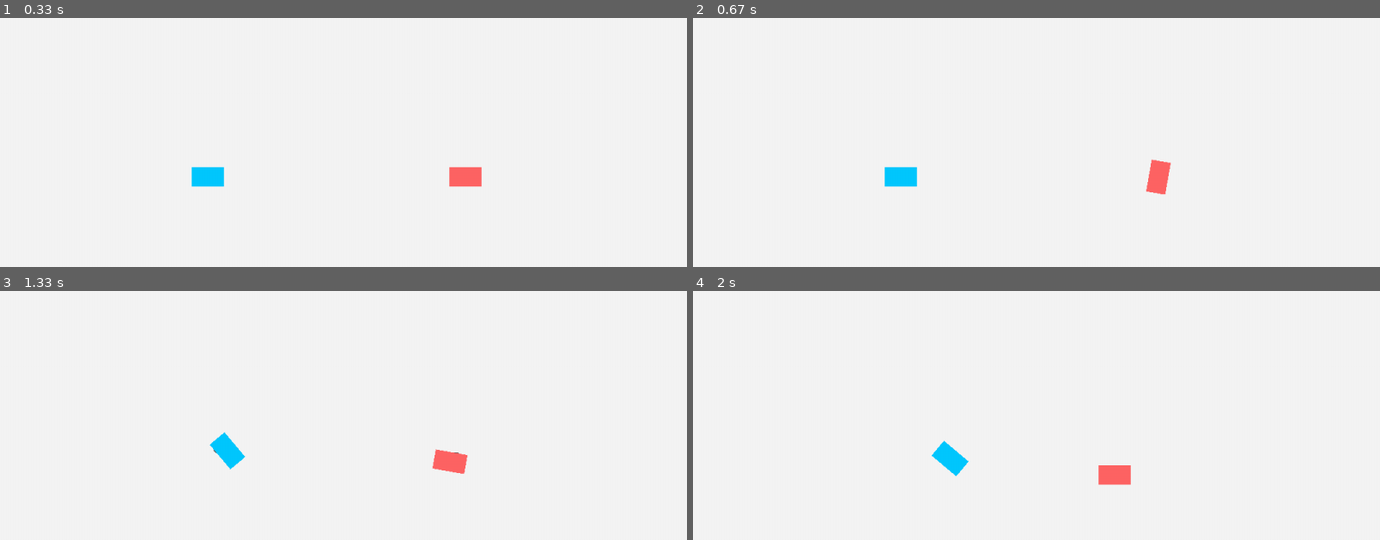
Above: before the commit, frames 1-4 (two rows, left to right).
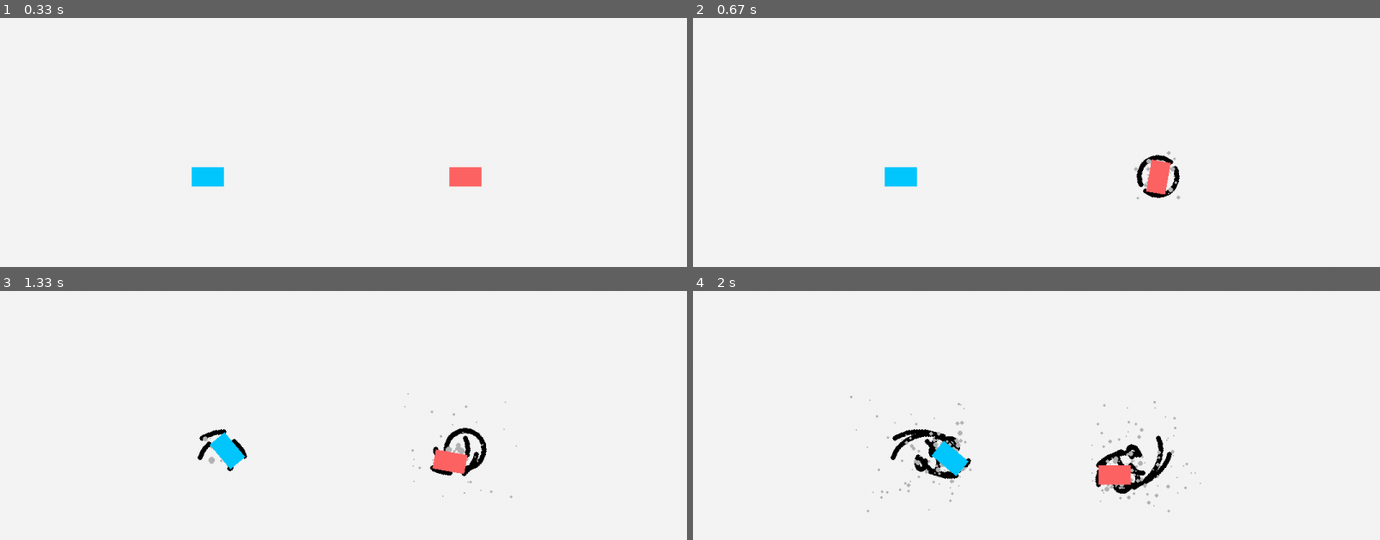
Above: after the commit, the same moments.

Repository: Varun-Chinthoju/LearningPython
Game: pygame game, started from pygame_Learning/Racing_Game.py
Two runs of this game, one before a commit and one after it. Both use one fixed random seed, a clock stepped at 60 frames per second and the inputs below.
Inputs:
- Up to frame 1 (0.33 s): no input
- Up to frame 2 (0.67 s): hold Right from 0.33 s (still down)
- Up to frame 3 (1.33 s): release Right at 0.8 s; hold Up 0.83-1.13 s; hold W 0.83-1.13 s; hold Right from 1.17 s (still down); hold D from 1.17 s (still down)
- Up to frame 4 (2 s): release Right at 1.63 s; release D at 1.63 s; hold Left from 1.67 s (still down); hold A from 1.67 s (still down)

Frame 1 is identical in both runs. In frame 2, 0.4% of the frame differs, in the area x 64-71%, y 53-73%; in frame 3, 0.9%; in frame 4, 2.0%, in the area x 22-74%, y 42-89%.

Commit message:
Enhance drift mechanics by adding smoke particle effects and refining collision response

Diff:
--- a/pygame_Learning/Racing_Game.py
+++ b/pygame_Learning/Racing_Game.py
@@ -14,23 +14,46 @@
 PLAYER1_COLOR = (0, 200, 255)
 PLAYER2_COLOR = (255, 100, 100)
 TRACK_COLOR = (0, 0, 0)
-SMOKE_COLOR = (100, 100, 100)
 MAX_SPEED = 6
-BOOST_SPEED = 10
 FRICTION = 0.98  # How much friction slows the car down
 TURN_SMOOTHNESS = 0.05  # Smoothness of turns
 DRIFT_TRAIL_DURATION = 1.0
 CAR_WIDTH, CAR_HEIGHT = 50, 30
 CAR_RADIUS = 25  # Approximate radius for collision detection
-BOOST_DURATION = 0.8  # How long the boost lasts
-BOOST_COOLDOWN = 2.0  # Time between boosts
 
 screen = pygame.display.set_mode((WIDTH, HEIGHT))
 pygame.display.set_caption("Drift Racer")
 clock = pygame.time.Clock()
 
-drift_tracks = []  # Initialize drift_tracks
-smoke_particles = []  # Initialize smoke particles
+# Define particle for tire smoke
+class SmokeParticle:
+    def __init__(self, x, y, speed_x, speed_y):
+        self.x = x
+        self.y = y
+        self.speed_x = speed_x
+        self.speed_y = speed_y
+        self.size = random.randint(2, 6)  # Smaller size range for smaller particles
+        self.alpha = 255  # Full opacity
+        self.lifetime = random.uniform(0.5, 2.0)  # Lifetime for the smoke particle
+
+    def update(self):
+        self.x += self.speed_x
+        self.y += self.speed_y
+        self.size *= 0.98  # Gradually shrink the smoke
+        self.alpha -= 5  # Fade out over time
+        self.lifetime -= 0.02  # Decrease the lifetime
+        if self.alpha < 0:
+            self.alpha = 0
+
+    def draw(self, surface):
+        # Draw smoke particle with fading effect
+        if self.alpha > 0:
+            smoke_color = (180, 180, 180, self.alpha)  # Grey with fading opacity
+            pygame.draw.circle(surface, smoke_color, (int(self.x), int(self.y)), int(self.size))
+
+# Smoke particles list
+smoke_particles = []
+drift_tracks = []  # Initialize drift_tracks here
 
 # Load player car images
 player1_car = pygame.Surface((CAR_WIDTH, CAR_HEIGHT), pygame.SRCALPHA)
@@ -41,8 +64,8 @@
 
 # Player properties
 players = [
-    {"pos": [WIDTH // 3, HEIGHT // 2], "angle": 0, "speed": 0, "velocity": [0, 0], "boost_time": 0, "boost_on_cooldown": False},  # Player 1
-    {"pos": [2 * WIDTH // 3, HEIGHT // 2], "angle": 0, "speed": 0, "velocity": [0, 0], "boost_time": 0, "boost_on_cooldown": False}  # Player 2
+    {"pos": [WIDTH // 3, HEIGHT // 2], "angle": 0, "speed": 0, "velocity": [0, 0]},  # Player 1
+    {"pos": [2 * WIDTH // 3, HEIGHT // 2], "angle": 0, "speed": 0, "velocity": [0, 0]}  # Player 2
 ]
 
 # Game loop
@@ -54,7 +77,6 @@
 
     # Player controls
     keys = pygame.key.get_pressed()
-    current_time = time.time()
 
     # Reset speed if no buttons are pressed
     for player in players:
@@ -72,10 +94,6 @@
     if keys[pygame.K_d]:
         players[0]["angle"] -= 5
         turning1 = True
-    if keys[pygame.K_LSHIFT] and not players[0]["boost_on_cooldown"]:
-        players[0]["speed"] = BOOST_SPEED
-        players[0]["boost_time"] = current_time
-        players[0]["boost_on_cooldown"] = True
 
     # Player 2 (Arrow keys)
     turning2 = False
@@ -89,24 +107,40 @@
     if keys[pygame.K_RIGHT]:
         players[1]["angle"] -= 5
         turning2 = True
-    if keys[pygame.K_RSHIFT] and not players[1]["boost_on_cooldown"]:
-        players[1]["speed"] = BOOST_SPEED
-        players[1]["boost_time"] = current_time
-        players[1]["boost_on_cooldown"] = True
 
     # Handle collisions between the two cars
+        # Handle collisions between the two cars
     p1, p2 = players[0], players[1]
     dx = p2["pos"][0] - p1["pos"][0]
     dy = p2["pos"][1] - p1["pos"][1]
     distance = math.hypot(dx, dy)
     min_distance = 2 * CAR_RADIUS
+# Handle collisions between the two cars
+    p1, p2 = players[0], players[1]
+    dx = p2["pos"][0] - p1["pos"][0]
+    dy = p2["pos"][1] - p1["pos"][1]
+    distance = math.hypot(dx, dy)
+    min_distance = 2 * CAR_RADIUS
+
     if distance < min_distance and distance != 0:
+        # Calculate the overlap amount
         overlap = min_distance - distance
+        # Apply a force to push the cars apart
         push_vector = [dx / distance * overlap / 2, dy / distance * overlap / 2]
+
+        # Apply the push to both cars
         p1["pos"][0] -= push_vector[0]
         p1["pos"][1] -= push_vector[1]
         p2["pos"][0] += push_vector[0]
         p2["pos"][1] += push_vector[1]
+
+        # Apply rotational force based on collision direction with reduced effect
+        p1_angle_change = math.degrees(math.atan2(dy, dx))  # Calculate angle from the collision
+        p2_angle_change = math.degrees(math.atan2(-dy, -dx))  # Opposite angle for the second car
+
+        # Apply a subtle rotational force to simulate realistic behavior (smaller multiplier)
+        p1["angle"] += p1_angle_change * 0.03  # Reduced rotation force for car 1
+        p2["angle"] += p2_angle_change * 0.03  # Reduced rotation force for car 2
 
     # Update each player's movement and drift
     for player, car_surface, turning in zip(players, [player1_car, player2_car], [turning1, turning2]):
@@ -115,23 +149,51 @@
         player["velocity"][0] += forward_vector[0] * player["speed"] * TURN_SMOOTHNESS
         player["velocity"][1] += forward_vector[1] * player["speed"] * TURN_SMOOTHNESS
 
+        # Apply friction and update position
         player["velocity"][0] *= FRICTION
         player["velocity"][1] *= FRICTION
         player["pos"][0] += player["velocity"][0]
         player["pos"][1] += player["velocity"][1]
 
+        # Keep the player on screen
+        player["pos"][0] = max(0, min(WIDTH, player["pos"][0]))
+        player["pos"][1] = max(0, min(HEIGHT, player["pos"][1]))
+
+        # Add drift tracks and smoke particles only while turning
         if turning:
-            for _ in range(2):  # Two particles per frame for a denser smoke effect
-                smoke_particles.append([player["pos"][0], player["pos"][1], random.randint(10, 15)])
-
-        if player["boost_on_cooldown"] and current_time - player["boost_time"] > BOOST_DURATION:
-            player["boost_on_cooldown"] = False
-
-    smoke_particles = [[p[0], p[1], p[2] - 1] for p in smoke_particles if p[2] > 0]
-
+            # Add drift tracks
+            corners = [
+                (player["pos"][0] + 25 * math.cos(rad_angle) - 15 * math.sin(rad_angle),
+                 player["pos"][1] - 25 * math.sin(rad_angle) - 15 * math.cos(rad_angle)),
+                (player["pos"][0] + 25 * math.cos(rad_angle) + 15 * math.sin(rad_angle),
+                 player["pos"][1] - 25 * math.sin(rad_angle) + 15 * math.cos(rad_angle)),
+                (player["pos"][0] - 25 * math.cos(rad_angle) + 15 * math.sin(rad_angle),
+                 player["pos"][1] + 25 * math.sin(rad_angle) + 15 * math.cos(rad_angle)),
+                (player["pos"][0] - 25 * math.cos(rad_angle) - 15 * math.sin(rad_angle),
+                 player["pos"][1] + 25 * math.sin(rad_angle) - 15 * math.cos(rad_angle))
+            ]
+            for corner in corners:
+                drift_tracks.append((int(corner[0]), int(corner[1]), time.time()))
+
+            # Add smoke particles
+            for _ in range(3):  # Adjust the number of smoke particles
+                speed_x = random.uniform(-1, 1) * 2
+                speed_y = random.uniform(-1, 1) * 2
+                smoke_particles.append(SmokeParticle(player["pos"][0], player["pos"][1], speed_x, speed_y))
+
+    # Remove old drift tracks and smoke particles
+    current_time = time.time()
+    drift_tracks = [track for track in drift_tracks if current_time - track[2] <= DRIFT_TRAIL_DURATION]
+    smoke_particles = [p for p in smoke_particles if p.lifetime > 0]
+
+    # Update and draw particles
     screen.fill(BG_COLOR)
-    for p in smoke_particles:
-        pygame.draw.circle(screen, SMOKE_COLOR, (int(p[0]), int(p[1])), p[2])
+    for track in drift_tracks:
+        pygame.draw.circle(screen, TRACK_COLOR, (track[0], track[1]), 4)
+    for particle in smoke_particles:
+        particle.update()
+        particle.draw(screen)
+
     for player, car_surface in zip(players, [player1_car, player2_car]):
         rotated_car = pygame.transform.rotate(car_surface, player["angle"])
         screen.blit(rotated_car, (player["pos"][0] - rotated_car.get_width() // 2, player["pos"][1] - rotated_car.get_height() // 2))
